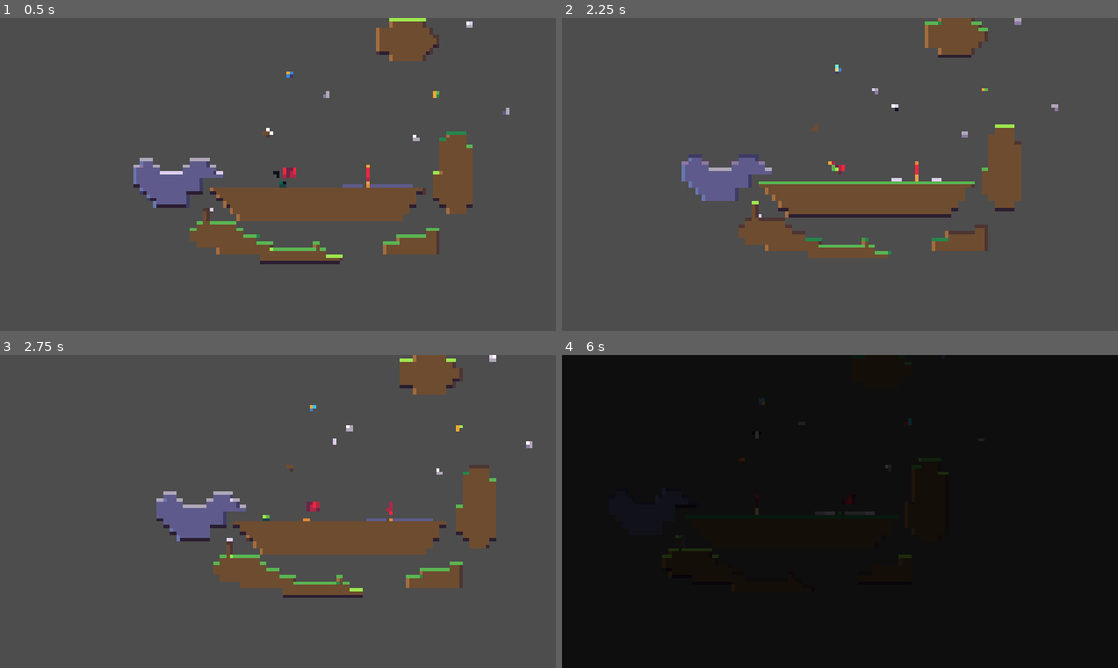
Above: before the commit, frames 1-4 (two rows, left to right).
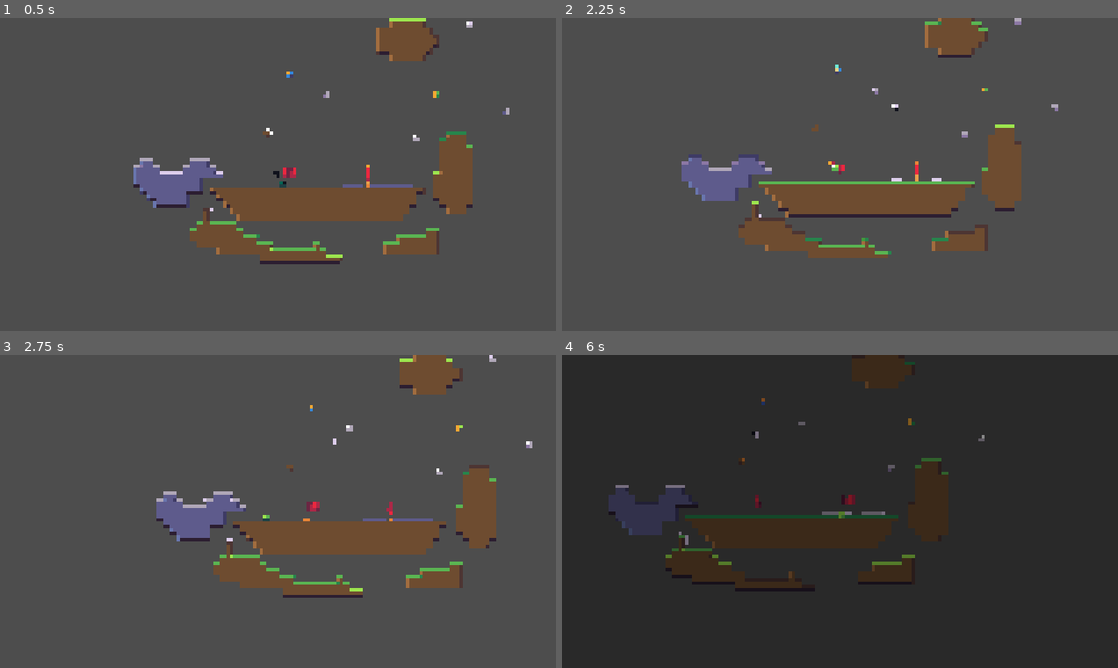
Above: after the commit, the same moments.

Repository: MadAvidCoder/Spin-phibian
Game: Godot game, scene res://scenes/main.tscn
Same seed, same stepped clock (60 frames per second), same inputs: the game is played once before the commit and once after it.
Inputs (mouse positions are in pixels of both pictures, inside the frame that each line leads up to):
- Up to frame 1 (0.5 s): no input
- Up to frame 2 (2.25 s): move the mouse to (962, 158) at 0.52 s; hold D (right) 0.53-2.03 s; tap Space (jump) at 0.6, 0.77, 1.07, 1.52, 1.55, 1.82, 2.1 s; move the mouse to (728, 190) at 1.27 s; click (728, 190) at 1.35 s; move the mouse to (895, 105) at 2.02 s; hold A (left) from 2.03 s (still down)
- Up to frame 3 (2.75 s): keep holding A (left)
- Up to frame 4 (6 s): move the mouse to (812, 574) at 2.77 s; release A (left) at 2.78 s; hold D (right) 2.78-4.28 s; click (812, 574) at 2.85 s; tap Space (jump) at 3.02, 3.05, 3.32, 3.6, 3.77, 4.07, 4.52, 4.55, 4.82, 5.1 s; move the mouse to (1006, 558) at 3.52 s; move the mouse to (673, 464) at 4.27 s; hold A (left) 4.28-5.03 s; click (673, 464) at 4.35 s; move the mouse to (867, 511) at 5.02 s; hold D (right) 5.03-5.78 s; move the mouse to (756, 433) at 5.77 s; hold A (left) from 5.78 s (still down); click (756, 433) at 5.85 s

Frame 1 is identical in both runs. In frame 2, less than 0.1% of the frame differs, in the area x 21-50%, y 46-53%; in frame 3, less than 0.1%; in frame 4, 99%, in the area x 0-100%, y 0-100%.

Commit message:
Fix air movement

Diff:
--- a/src/scripts/frog.gd
+++ b/src/scripts/frog.gd
@@ -3,6 +3,7 @@
 enum States {
 	GROUND,
 	AIR,
+	JUMPING,
 	FLOATING,
 	TONGUING,
 	GRAPPLED,
@@ -140,14 +141,14 @@
 			elif is_on_ceiling() or is_on_wall():
 				change_state(States.AIR)
 
-		States.AIR:
+		States.JUMPING:
 			velocity += gravity * delta
 			var input_direction = Input.get_axis("left", "right")
 
 			velocity.x = move_toward(
 				velocity.x,
 				input_direction * SPEED,
-				SPEED * 3.0 * delta
+				SPEED * 4.3 * delta
 			)
 
 			if input_direction == 1:
@@ -156,6 +157,12 @@
 			elif input_direction == -1:
 				sprite.flip_h = false
 				collision_shape.position.x = 3.0
+
+			if is_on_floor():
+				change_state(States.GROUND)
+
+		States.AIR:
+			velocity += gravity * delta
 
 			if is_on_floor():
 				change_state(States.GROUND)
@@ -172,7 +179,7 @@
 
 			if Input.is_action_just_pressed("jump"):
 				velocity.y = jump_velocity
-				change_state(States.AIR)
+				change_state(States.JUMPING)
 				return
 
 			if not is_on_floor():
